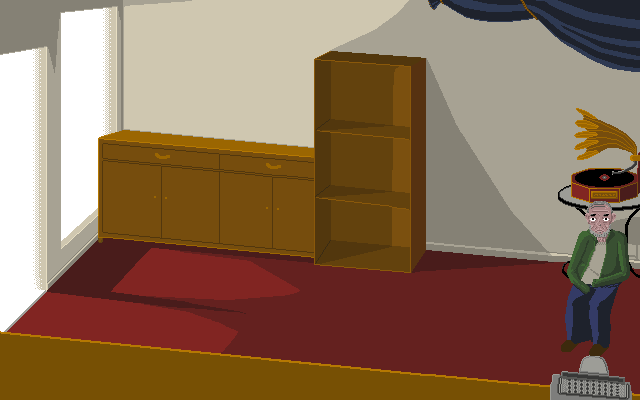
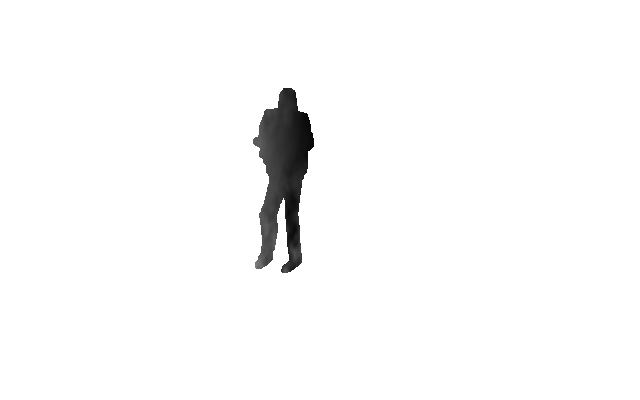
The second 640 × 400 image is a revision of the first. Changes to its layers:
added layer "Silhouete.png" above "Papy #1" over (x1=253, y1=88, x2=314, y2=273)
hid group "Papy #1" (12 layers) over (x1=469, y1=126, x2=630, y2=356)
renamed "Chair" to "LeftChair", painted on it over (x1=515, y1=206, x2=546, y2=285)
renamed "Wheelchair" to "Wheel", hid it, painted on it over (x1=526, y1=213, x2=549, y2=284)
moved "Papy" above "BackChair", painted on it over (x1=475, y1=154, x2=630, y2=356)
hid group "objects" (2 layers) over (x1=0, y1=3, x2=640, y2=384)
hid "Counter" over (x1=0, y1=290, x2=640, y2=400)
hid group "Day" (2 layers) over (x1=0, y1=0, x2=640, y2=400)
